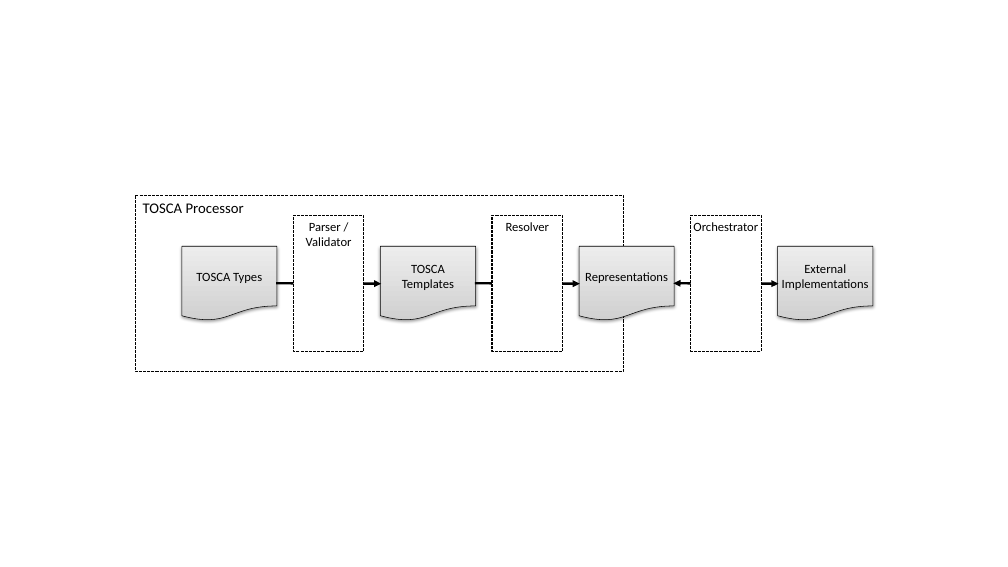
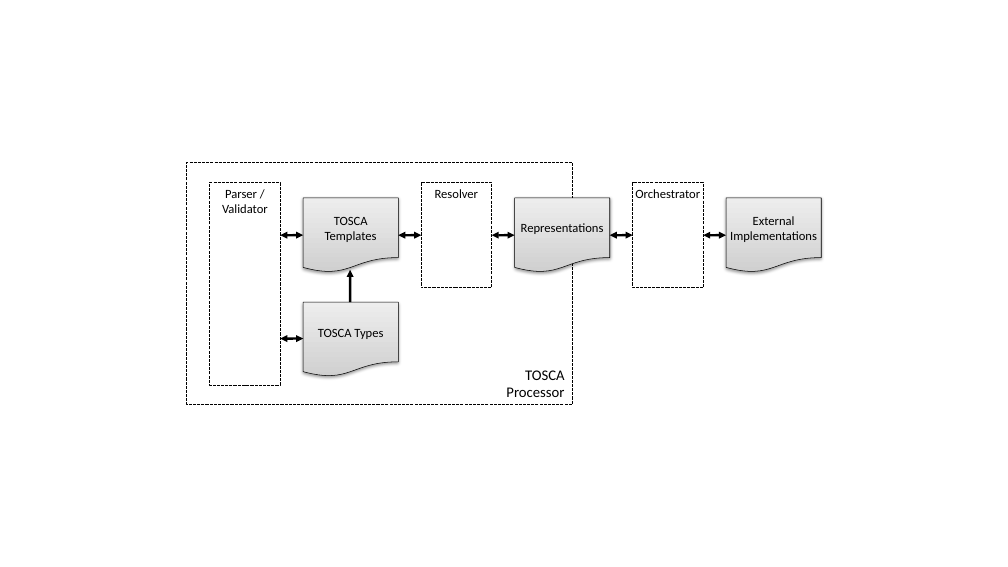
Before and after one commit to oasis-tcs/tosca-specs, a slide deck: slide 5 of tosca_2_0/sources/core_concepts.pptx. Drawn at 1008x567 pixels with LibreOffice and Linux fonts; fonts in the diff are those of the drawing. Boxes give left, top, right and bottom in pixels: in the first picture for what was removed or moved away, otherwise in the second. Text is boxed around its words. In the diff, an @@ line names an element or a change of style, - is before the commit and + after.

```diff
--- a/tosca_2_0/sources/core_concepts.pptx
+++ b/tosca_2_0/sources/core_concepts.pptx
@@ rectangle "TOSCA": place and size @@
-rectangle "TOSCA" at box(135, 195, 624, 371)
+rectangle "TOSCA" at box(187, 163, 572, 405)
@@ rectangle "TOSCA" at box(187, 163, 572, 405): vertical alignment top to bottom @@
@@ rectangle "Parser / Validator": place and size @@
-rectangle "Parser / Validator" at box(293, 216, 364, 352)
+rectangle "Parser / Validator" at box(209, 182, 280, 385)
@@ flow chart document "TOSCA": place and size @@
-flow chart document "TOSCA" at box(380, 247, 476, 321)
+flow chart document "TOSCA" at box(303, 198, 399, 272)
@@ rectangle "Resolver": place and size @@
-rectangle "Resolver" at box(492, 216, 563, 352)
+rectangle "Resolver" at box(421, 182, 492, 287)
@@ flow chart document "Representations": place and size @@
-flow chart document "Representations" at box(579, 247, 675, 321)
+flow chart document "Representations" at box(515, 198, 610, 272)
@@ rectangle "Orchestrator": place and size @@
-rectangle "Orchestrator" at box(691, 216, 761, 352)
+rectangle "Orchestrator" at box(633, 182, 703, 287)
@@ flow chart document "External": place and size @@
-flow chart document "External" at box(778, 247, 873, 321)
+flow chart document "External" at box(726, 198, 821, 272)
@@ double arrow moved from (779, 284) - (674, 284) to (303, 235) - (281, 235) @@
@@ arrow moved from (580, 284) - (475, 284) to (515, 235) - (492, 235) @@
@@ arrow (515, 235) - (492, 235): arrow to double arrow @@
@@ group added at box(281, 235, 726, 339): 4 double arrows @@
@@ arrow moved from (381, 284) - (276, 284) to (350, 270) - (350, 302) @@
@@ flow chart document "TOSCA Types": place and size @@
-flow chart document "TOSCA Types" at box(181, 247, 277, 321)
+flow chart document "TOSCA Types" at box(303, 302, 399, 377)
@@ text in rectangle at box(506, 370, 565, 397): text changed @@
-TOSCA Processor
+TOSCA
+Processor
```
Also in this commit, not shown: 4 other slides changed.
